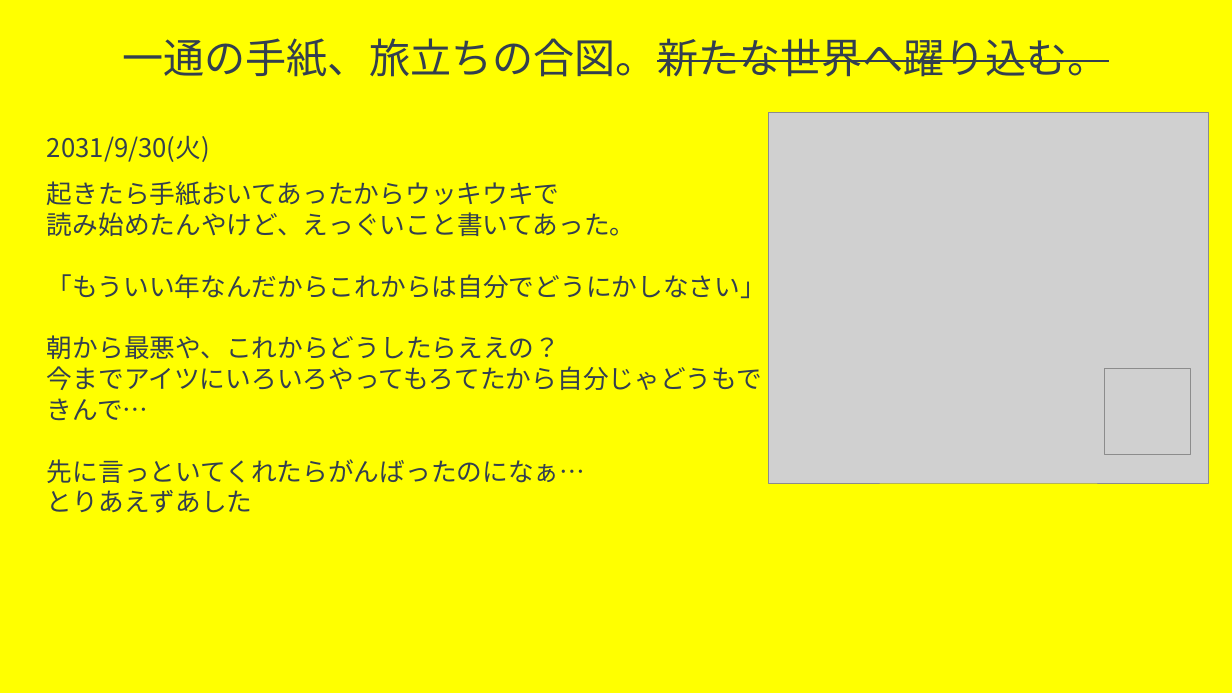
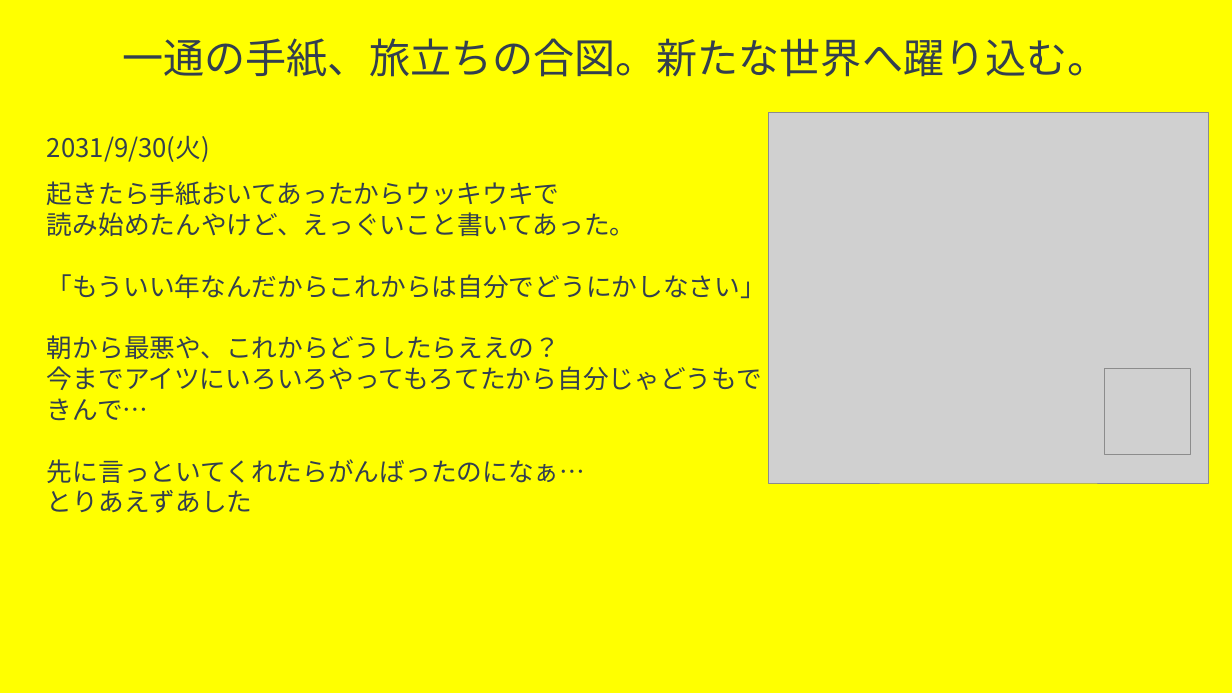
Before and after one commit to trr-n/taxmc-neo, a slide deck: slide 2 of kikaku/potato_kikakusho.pptx. Drawn at 1232x693 pixels with LibreOffice and Linux fonts; fonts in the diff are those of the drawing; grey boxes stand for pictures. Boxes give left, top, right and bottom in pixels: in the first picture for what was removed or moved away, otherwise in the second. Text is boxed around its words. In the diff, an @@ line names an element or a change of style, - is before the commit and + after.

```diff
--- a/kikaku/potato_kikakusho.pptx
+++ b/kikaku/potato_kikakusho.pptx
@@ text "一通の手紙、旅立ちの合図。新たな世界へ躍り込む。" at <box>123,38,1109,77</box>: strikethrough off in "一通の手紙、旅立ちの合図。新たな世界へ躍り込む。" @@
```
Also in this commit, not shown: 1 other slide changed, 2 slides added, 21 other files.
